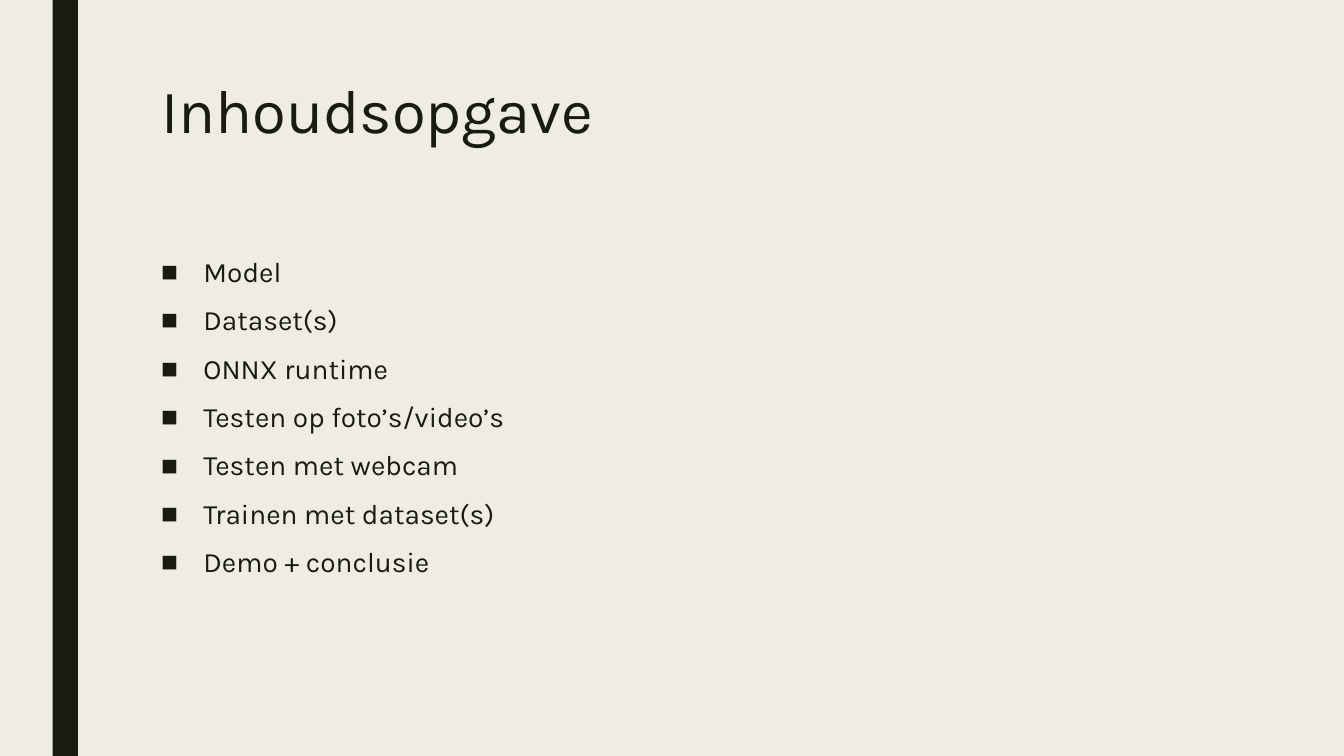
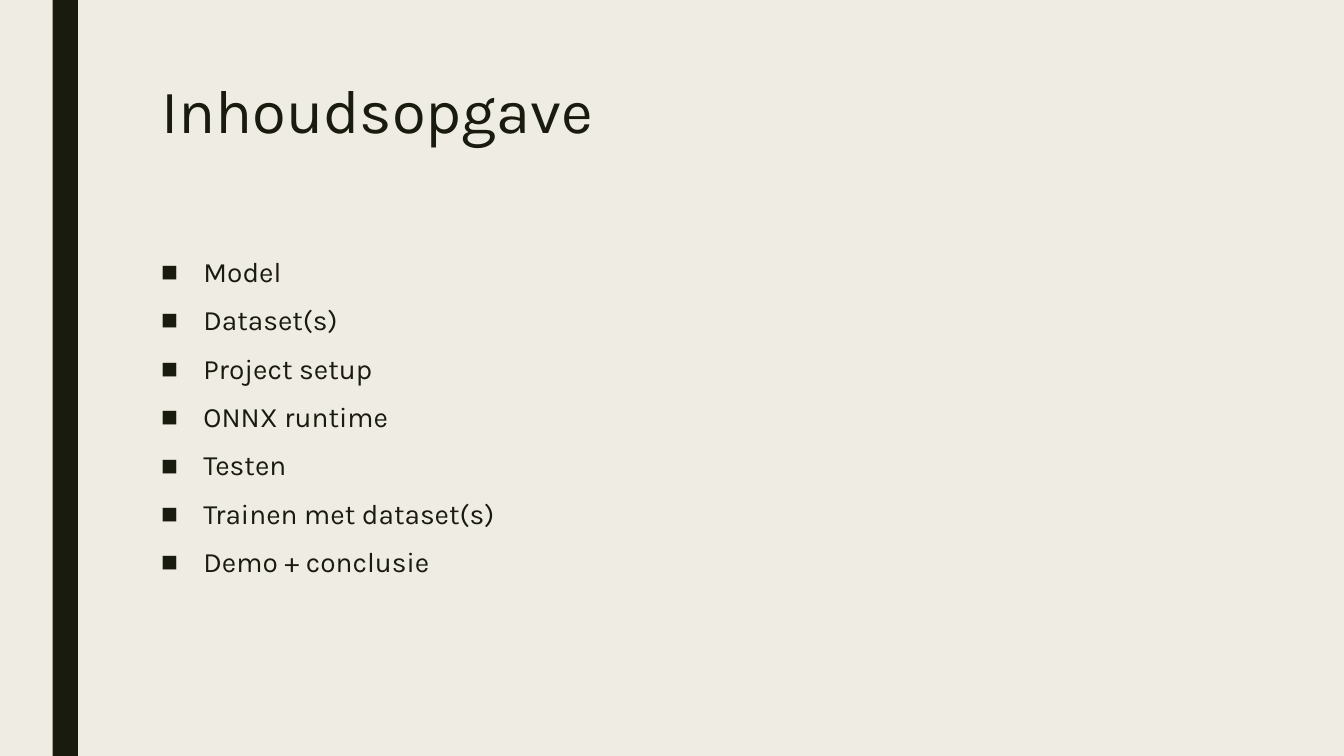
Before and after one commit to SampersS/yolov11, a slide deck: slide 2 of AIEdge_Groepsproject_presentatie.pptx. Drawn at 1344x756 pixels with LibreOffice and Linux fonts; fonts in the diff are those of the drawing. Boxes give left, top, right and bottom in pixels: in the first picture for what was removed or moved away, otherwise in the second. Text is boxed around its words. In the diff, an @@ line names an element or a change of style, - is before the commit and + after.

Commit message:
inhoudsopgave aangepast

```diff
--- a/AIEdge_Groepsproject_presentatie.pptx
+++ b/AIEdge_Groepsproject_presentatie.pptx
@@ text at (x1=203, y1=359, x2=372, y2=386): paragraph added @@
+■ Project setup
@@ text at (x1=203, y1=457, x2=286, y2=476): text changed @@
-■ Testen op foto’s/video’s
-■ Testen met webcam
+■ Testen
```
